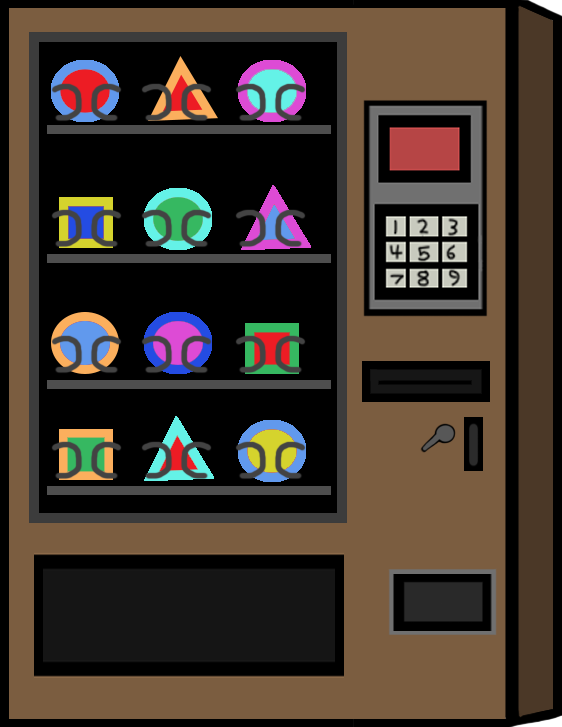
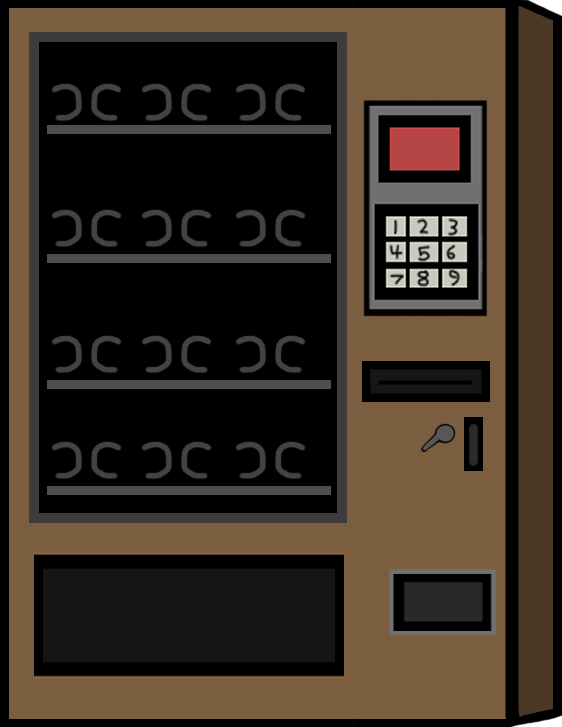
Revision of a layered 562 x 727 image; what changed, layer by layer:
hid "Rectangle 1 copy 2" over [51, 56, 311, 482]
